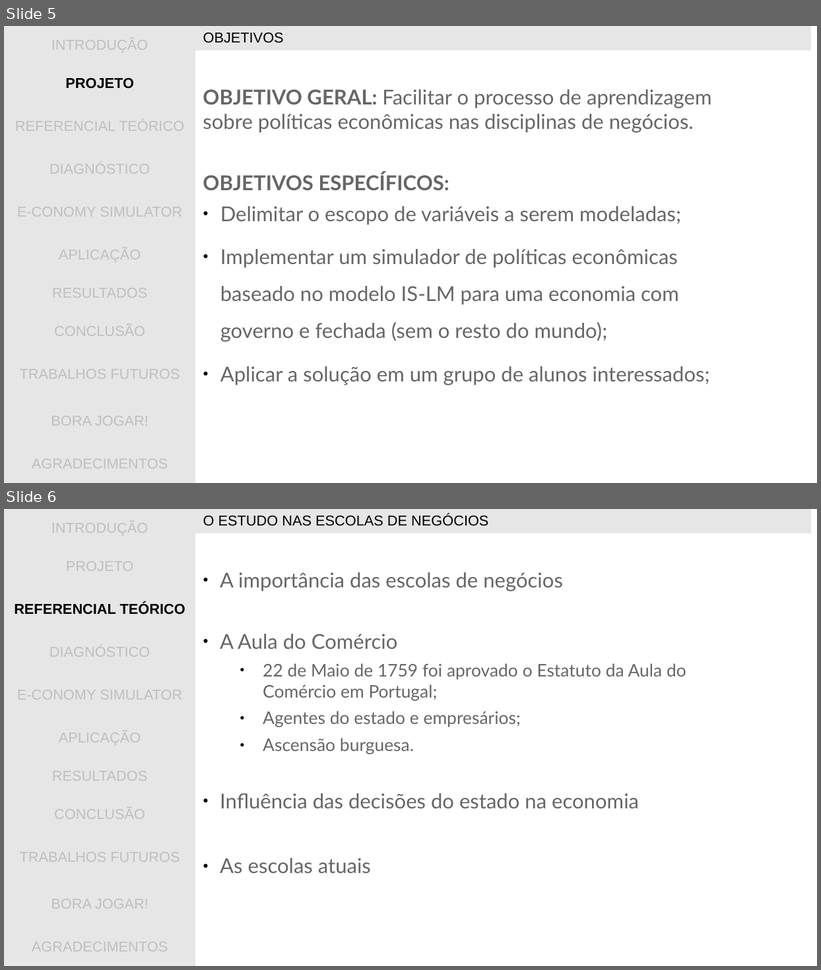
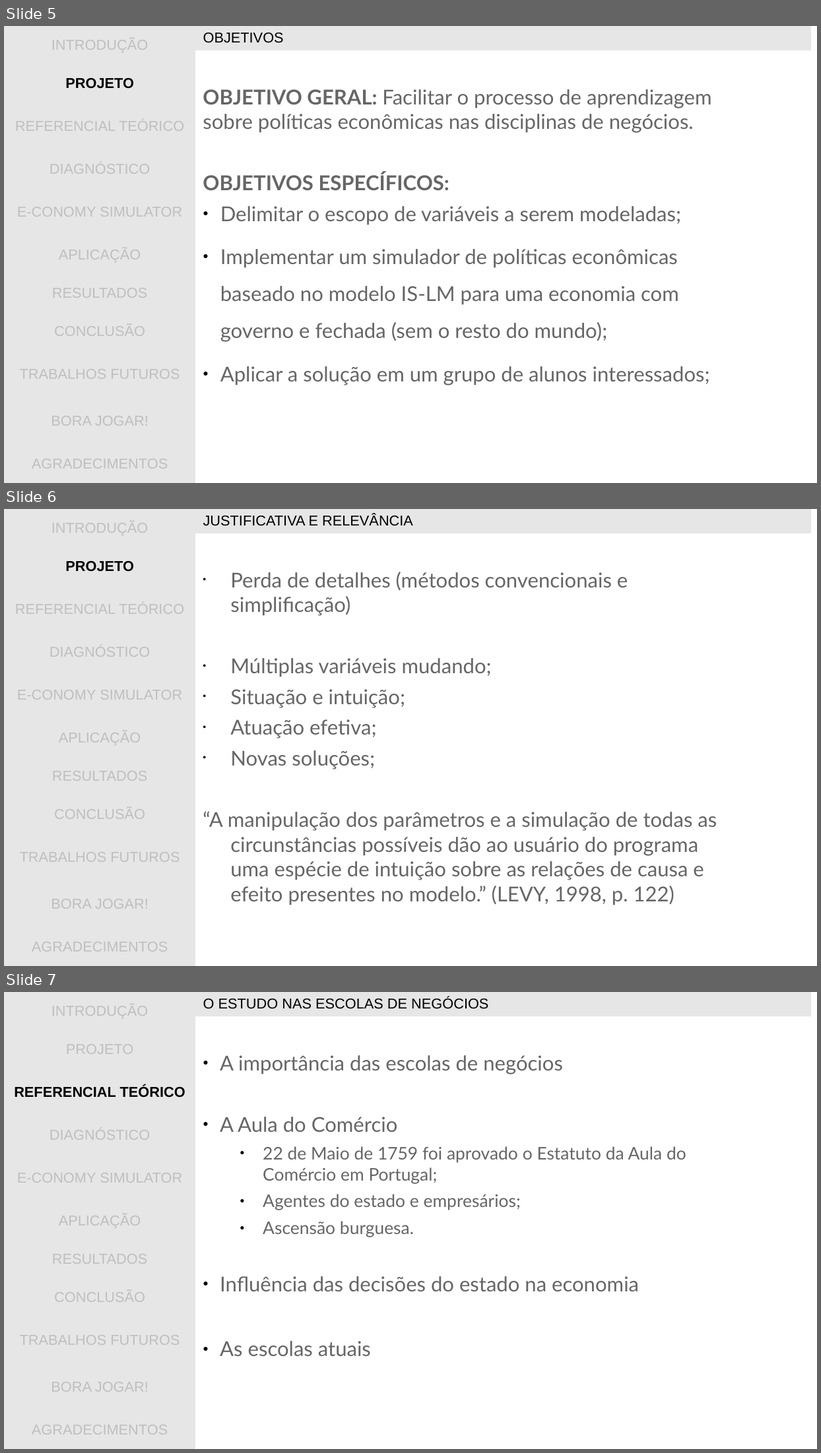
Before and after one commit to gwathsule/e-conomy-simulator, a slide deck: documentacao/apresentacao_tcc.ppt. Shown one above the other, each under a label of ours: slides 5 and 6 before the commit, slides 5, 6 and 7 after it. The pictures are 821x970 and 821x1453 pixels, drawn with LibreOffice and Linux fonts; fonts in the diff are those of the drawing; background and template pictures are left out. Boxes give left, top, right and bottom in pixels: in the first picture for what was removed or moved away, otherwise in the second. Text is boxed around its words. In the diff, an @@ line names an element or a change of style, - is before the commit and + after.

Commit message:
Alteracao na intro e justificativa

```diff
--- a/documentacao/apresentacao_tcc.ppt
+++ b/documentacao/apresentacao_tcc.ppt
@@ slide 6 added at (x1=4, y1=509, x2=817, y2=966), background picture (left out) @@
@@ table added at (x1=4, y1=509, x2=196, y2=966), 11 rows, 1 columns @@
+INTRODUÇÃO
+PROJETO
+REFERENCIAL TEÓRICO
+DIAGNÓSTICO
+E-CONOMY SIMULATOR
+APLICAÇÃO
+RESULTADOS
+CONCLUSÃO
+TRABALHOS FUTUROS
+BORA JOGAR!
+AGRADECIMENTOS
@@ table added at (x1=196, y1=509, x2=812, y2=533), 1 rows, 1 columns @@
+JUSTIFICATIVA E RELEVÂNCIA
@@ text added at (x1=203, y1=572, x2=717, y2=906), 20 pt, text #666666 @@
+• Perda de detalhes (métodos convencionais e simplificação)
+• Múltiplas variáveis mudando;
+• Situação e intuição;
+• Atuação efetiva;
+• Novas soluções;
+“A manipulação dos parâmetros e a simulação de todas as circunstâncias possíveis dão ao usuário do programa uma espécie de intuição sobre as relações de causa e efeito presentes no modelo.” (LEVY, 1998, p. 122)
@@ what was slide 6 is now slide 7 @@
```
Also in this commit, not shown: 1 slide changed.
